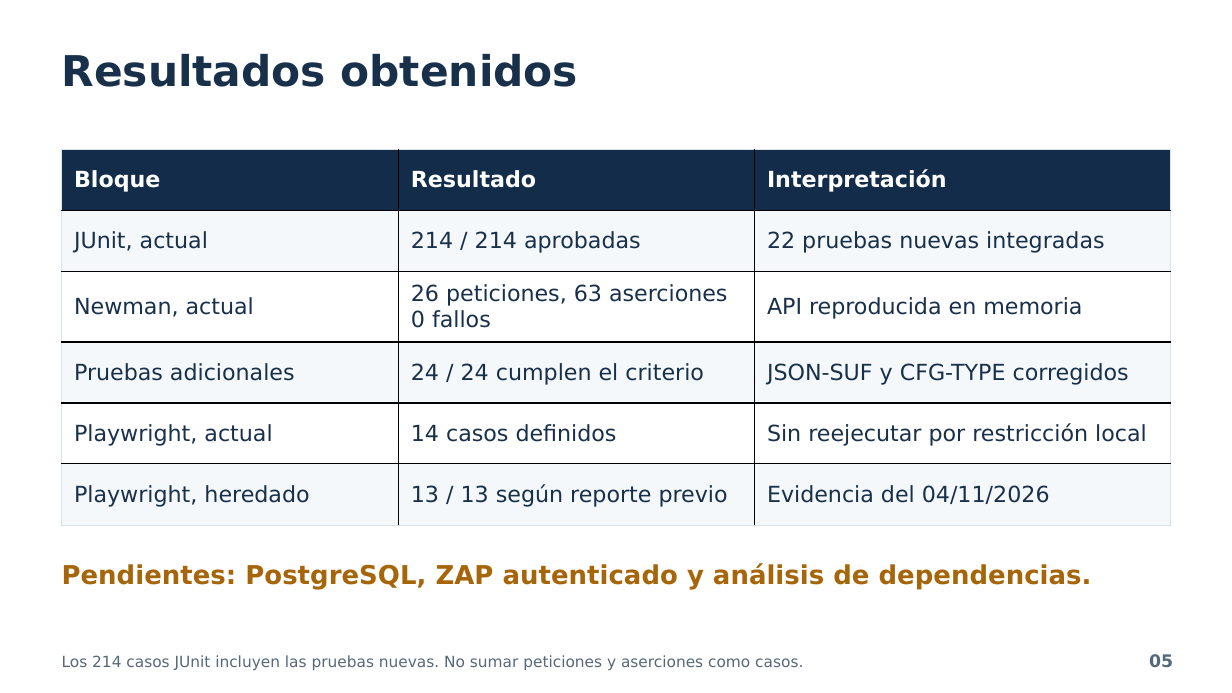
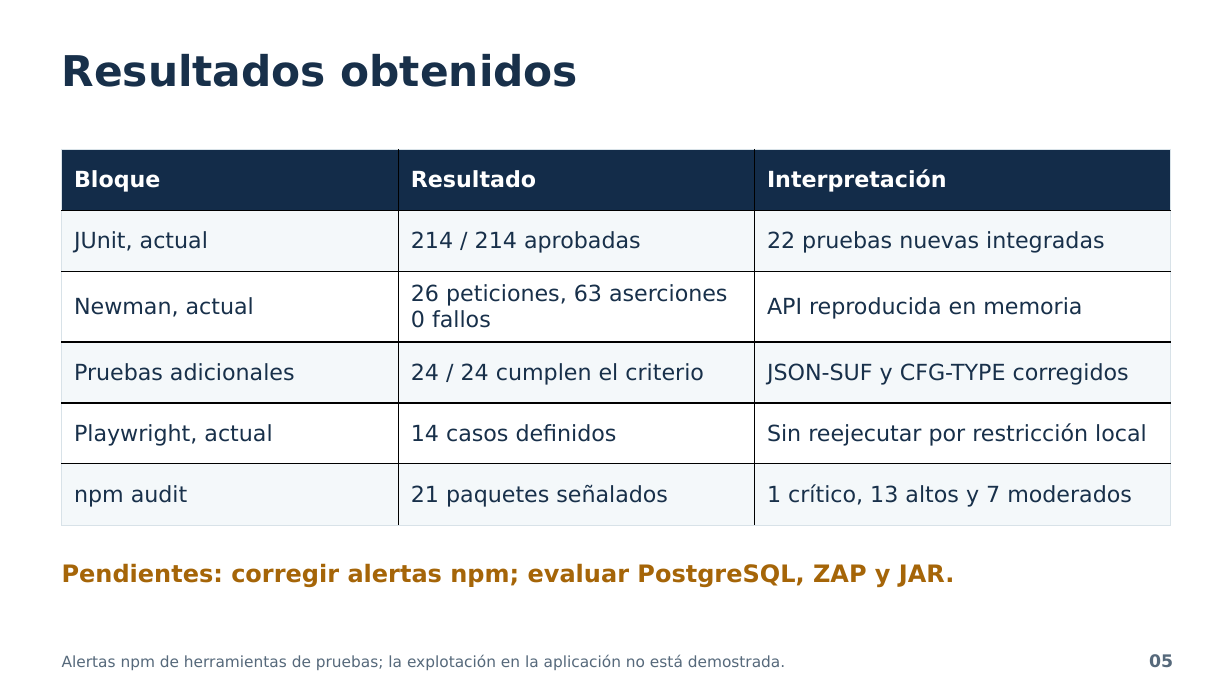
Before and after one commit to MiguelWaa/SistemaFinanciero, a slide deck: slide 5 of docs/presentacion/SIGSF_Integrado_5min.pptx. Drawn at 1232x693 pixels with LibreOffice and Linux fonts; fonts in the diff are those of the drawing. Boxes give left, top, right and bottom in pixels: in the first picture for what was removed or moved away, otherwise in the second. Text is boxed around its words. In the diff, an @@ line names an element or a change of style, - is before the commit and + after.

```diff
--- a/docs/presentacion/SIGSF_Integrado_5min.pptx
+++ b/docs/presentacion/SIGSF_Integrado_5min.pptx
@@ table at (x1=62, y1=149, x2=1171, y2=515) @@
-row 6: Playwright, heredado | 13 / 13 según reporte previo | Evidencia del 04/11/2026
+row 6: npm audit | 21 paquetes señalados | 1 crítico, 13 altos y 7 moderados
@@ text at (x1=62, y1=563, x2=955, y2=588): text changed; size 20.2 to 18.8 pt @@
-Pendientes: PostgreSQL, ZAP autenticado y análisis de dependencias.
+Pendientes: corregir alertas npm; evaluar PostgreSQL, ZAP y JAR.
@@ text at (x1=62, y1=655, x2=785, y2=670): text changed @@
-Los 214 casos JUnit incluyen las pruebas nuevas. No sumar peticiones y aserciones como casos.
+Alertas npm de herramientas de pruebas; la explotación en la aplicación no está demostrada.
```
Also in this commit, not shown: 3 other slides changed, 18 other files.
